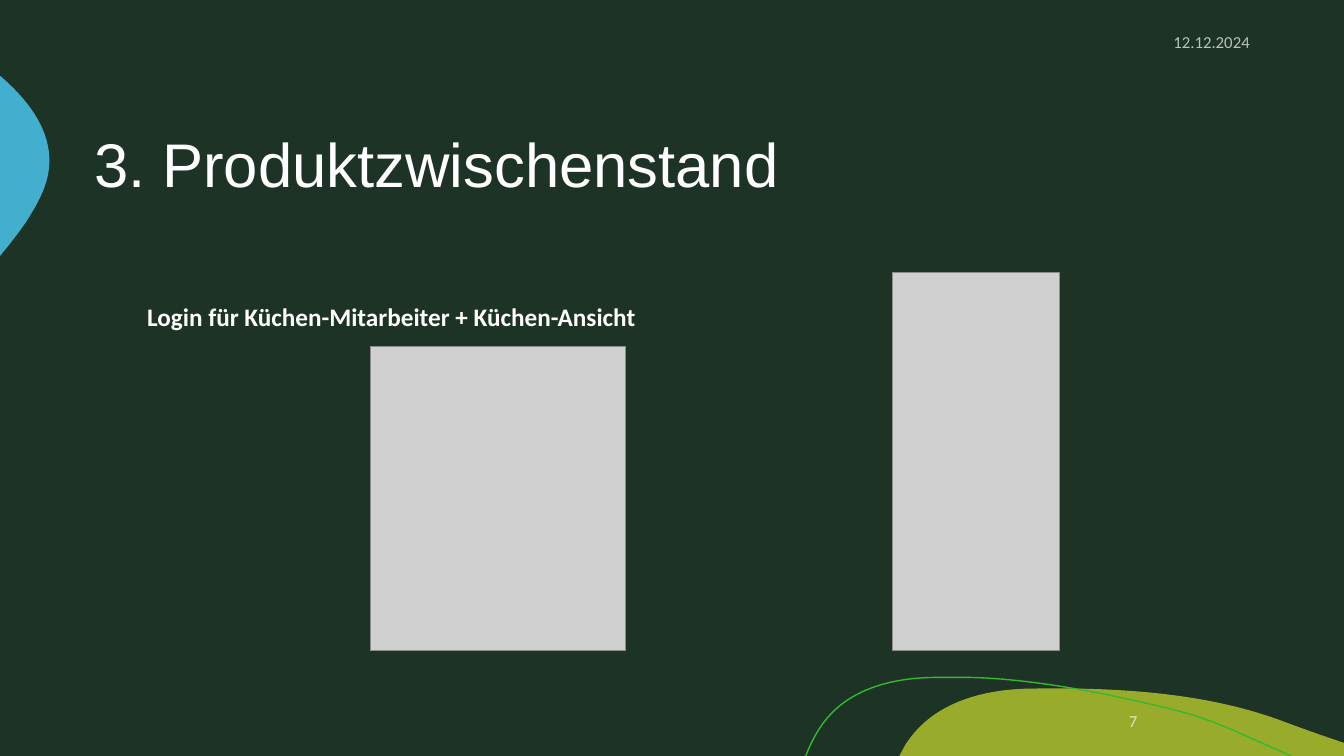
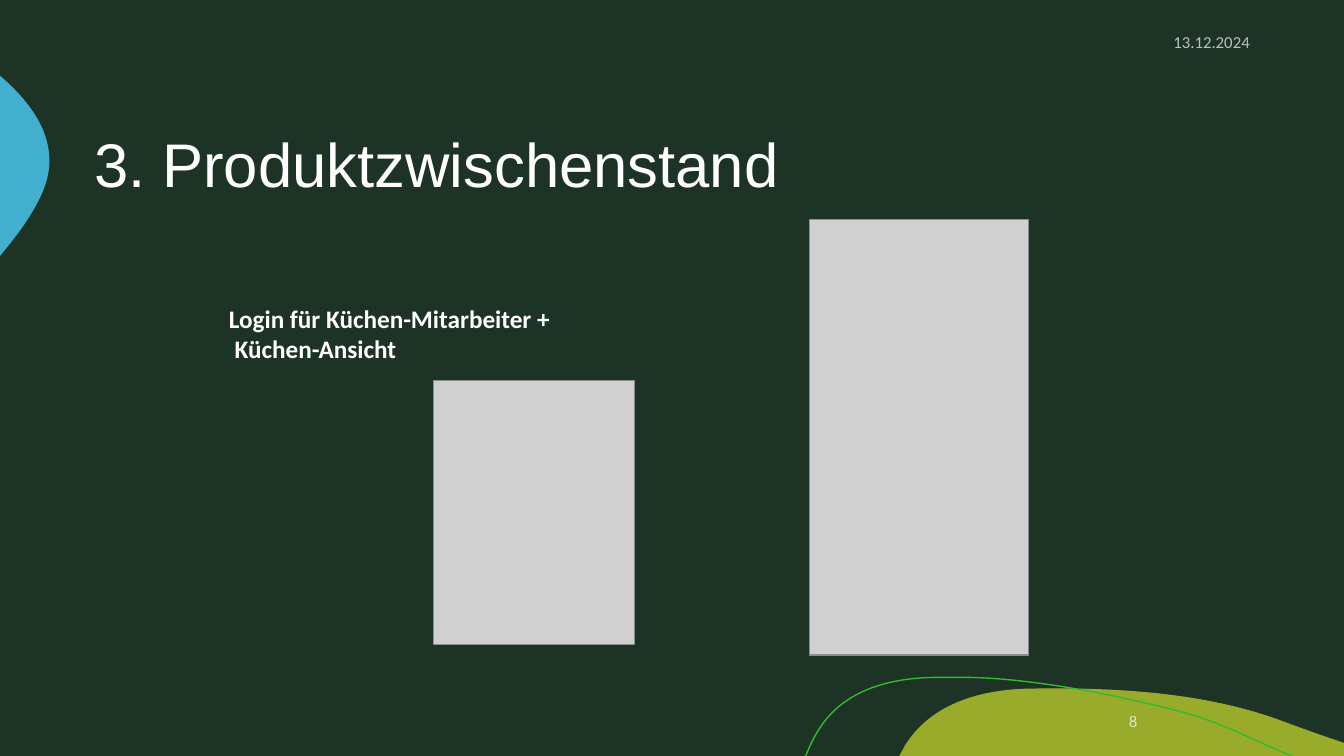
Before and after one commit to zIExpantion/ZumGelbenBach, a slide deck: slide 8 of Dokumente/Sprint-Backlog/Sprint-Backlog2.pptx (slide 7 before the commit). Drawn at 1344x756 pixels with LibreOffice and Linux fonts; fonts in the diff are those of the drawing; grey boxes stand for pictures; background and template pictures are left out. Boxes give left, top, right and bottom in pixels: in the first picture for what was removed or moved away, otherwise in the second. Text is boxed around its words. In the diff, an @@ line names an element or a change of style, - is before the commit and + after.

```diff
--- a/Dokumente/Sprint-Backlog/Sprint-Backlog2.pptx
+++ b/Dokumente/Sprint-Backlog/Sprint-Backlog2.pptx
@@ text at (x1=1173, y1=37, x2=1249, y2=48): text changed @@
-12.12.2024
+13.12.2024
@@ picture added at (x1=810, y1=220, x2=1028, y2=655) @@
@@ picture removed at (x1=892, y1=273, x2=1060, y2=651) @@
@@ text at (x1=229, y1=310, x2=531, y2=358): text changed @@
-Login für Küchen-Mitarbeiter + Küchen-Ansicht
+Login für Küchen-Mitarbeiter +
+Küchen-Ansicht
@@ picture resized from (x1=370, y1=347, x2=625, y2=651) to (x1=434, y1=380, x2=635, y2=644) @@
@@ page number at (x1=1129, y1=716, x2=1137, y2=727): text changed @@
-7
+8
```
Also in this commit, not shown: 14 other slides changed, 1 other file.
